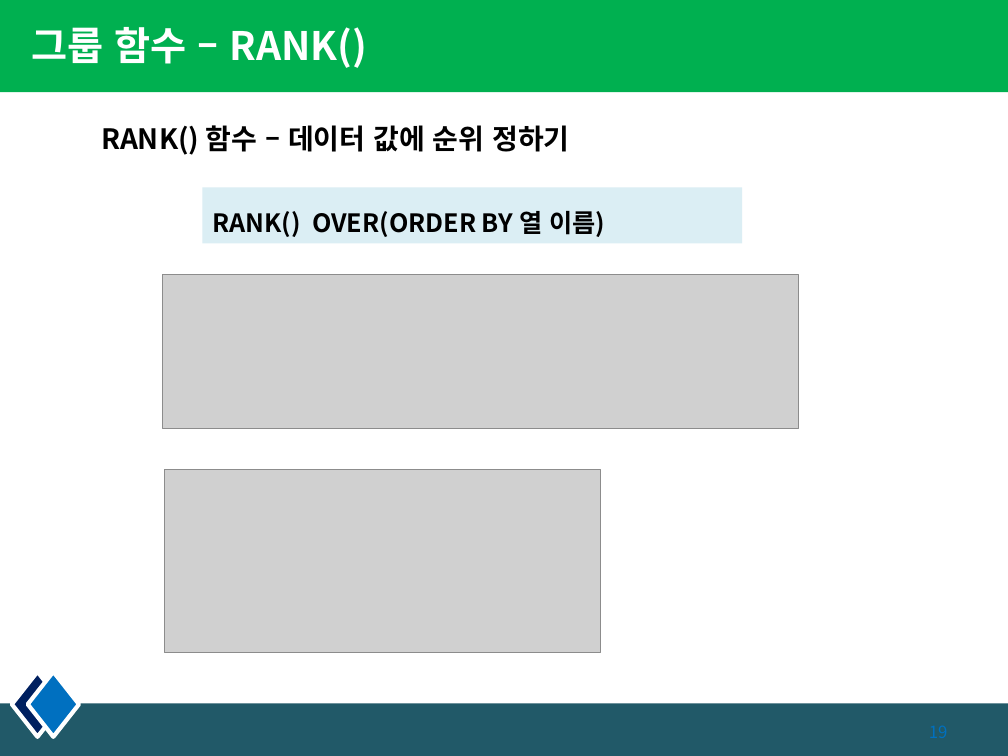
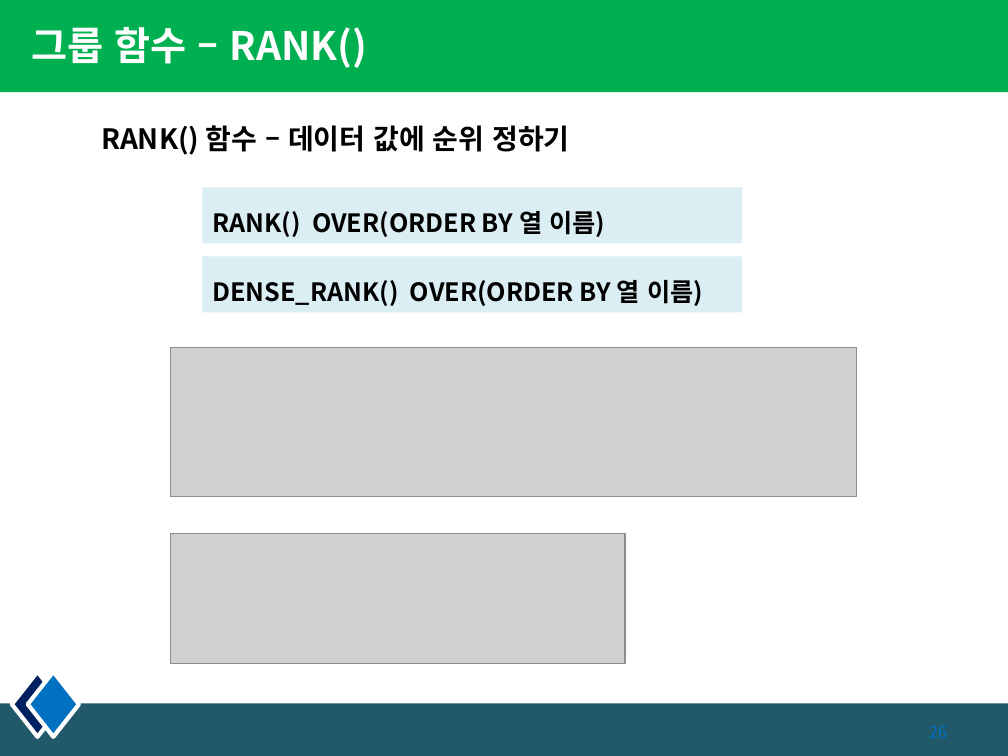
Before and after one commit to pshho/sqlWorks, a slide deck: slide 26 of 자료/sqld/DB_PPT/5장. 함수.pptx (slide 19 before the commit). Drawn at 1008x756 pixels with LibreOffice and Linux fonts; fonts in the diff are those of the drawing; grey boxes stand for pictures. Boxes give left, top, right and bottom in pixels: in the first picture for what was removed or moved away, otherwise in the second. Text is boxed around its words. In the diff, an @@ line names an element or a change of style, - is before the commit and + after.

```diff
--- a/자료/sqld/DB_PPT/5장. 함수.pptx
+++ b/자료/sqld/DB_PPT/5장. 함수.pptx
@@ rectangle added at (203, 256, 742, 311), fill #DBEEF4, 18 pt, text #000000, bold @@
+DENSE_RANK() OVER(ORDER BY 열 이름)
@@ picture removed at (162, 275, 798, 429) @@
@@ picture added at (170, 348, 857, 497) @@
@@ picture: place and size @@
-picture at (164, 470, 601, 653)
+picture at (170, 533, 625, 663)
```
Also in this commit, not shown: 6 other slides changed, 3 slides added, 1 slide removed, 7 other files.
